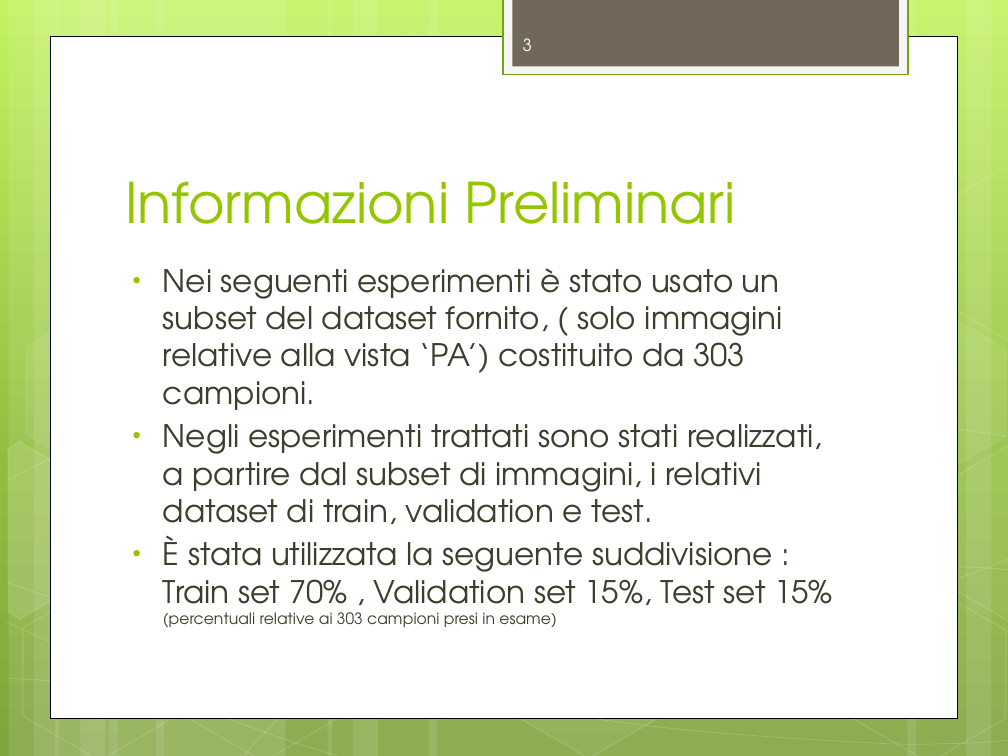
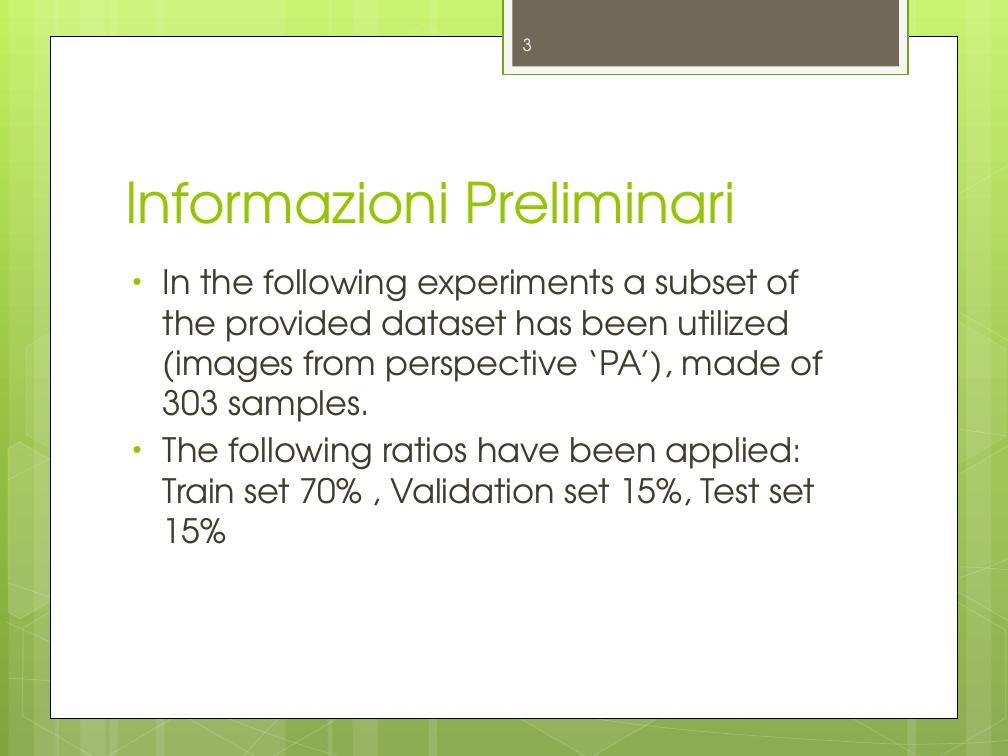
Before and after one commit to RaiMar96/AdversarialAttacksAndInterpretability-covid-chestxray-, a slide deck: slide 3 of docs/ProjectOverview.pptx. Drawn at 1008x756 pixels with LibreOffice and Linux fonts; fonts in the diff are those of the drawing. Boxes give left, top, right and bottom in pixels: in the first picture for what was removed or moved away, otherwise in the second. Text is boxed around its words. In the diff, an @@ line names an element or a change of style, - is before the commit and + after.

```diff
--- a/docs/ProjectOverview.pptx
+++ b/docs/ProjectOverview.pptx
@@ text at (x1=163, y1=269, x2=823, y2=544): text changed; size 22.2 to 24 pt @@
-• Nei seguenti esperimenti è stato usato un subset del dataset fornito, ( solo immagini relative alla vista ‘PA’) costituito da 303 campioni.
-• Negli esperimenti trattati sono stati realizzati, a partire dal subset di immagini, i relativi dataset di train, validation e test.
-• È stata utilizzata la seguente suddivisione : Train set 70% , Validation set 15%, Test set 15% (percentuali relative ai 303 campioni presi in esame)
+• In the following experiments a subset of the provided dataset has been utilized (images from perspective ‘PA’), made of 303 samples.
+• The following ratios have been applied: Train set 70% , Validation set 15%, Test set 15%
```
Also in this commit, not shown: 10 other slides changed, 2 slides added, 1 slide removed, 1 other file.
